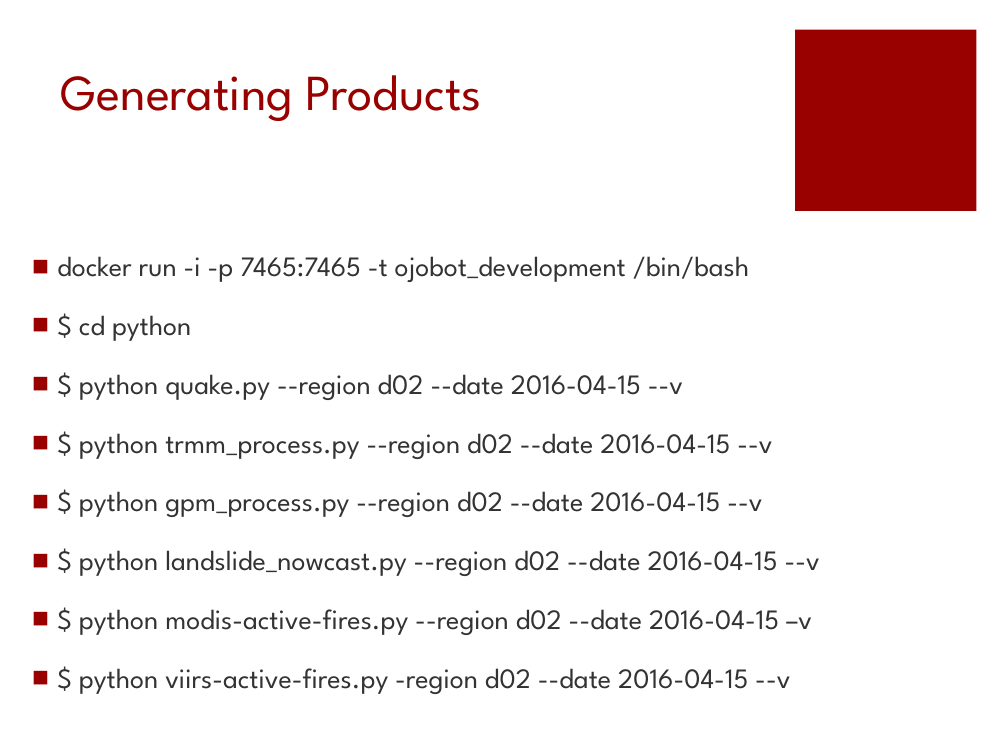
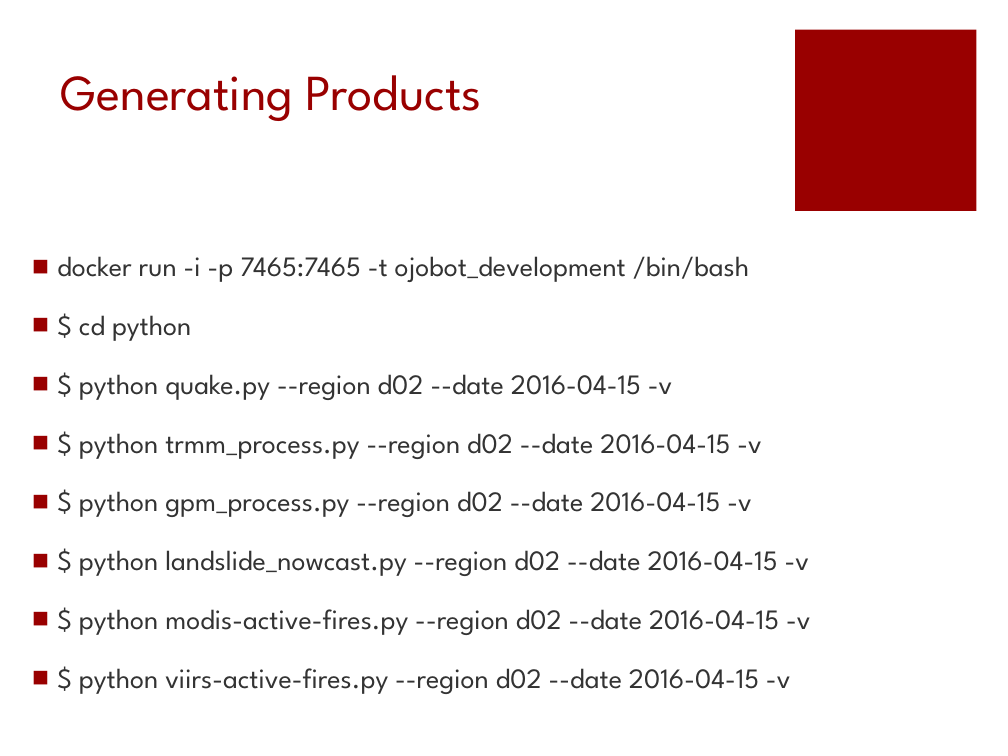
Before and after one commit to anna-ce/LHASAadvanced, a slide deck: slide 21 of ECA-RCCP-WorshopApr2016.pptx. Drawn at 1008x756 pixels with LibreOffice and Linux fonts; fonts in the diff are those of the drawing. Boxes give left, top, right and bottom in pixels: in the first picture for what was removed or moved away, otherwise in the second. Text is boxed around its words. In the diff, an @@ line names an element or a change of style, - is before the commit and + after.

```diff
--- a/ECA-RCCP-WorshopApr2016.pptx
+++ b/ECA-RCCP-WorshopApr2016.pptx
@@ text at <box>79,374,810,694</box>: text changed @@
-■ $ python quake.py --region d02 --date 2016-04-15 --v
-■ $ python trmm_process.py --region d02 --date 2016-04-15 --v
-■ $ python gpm_process.py --region d02 --date 2016-04-15 --v
-■ $ python landslide_nowcast.py --region d02 --date 2016-04-15 --v
-■ $ python modis-active-fires.py --region d02 --date 2016-04-15 –v
-■ $ python viirs-active-fires.py -region d02 --date 2016-04-15 --v
+■ $ python quake.py --region d02 --date 2016-04-15 -v
+■ $ python trmm_process.py --region d02 --date 2016-04-15 -v
+■ $ python gpm_process.py --region d02 --date 2016-04-15 -v
+■ $ python landslide_nowcast.py --region d02 --date 2016-04-15 -v
+■ $ python modis-active-fires.py --region d02 --date 2016-04-15 -v
+■ $ python viirs-active-fires.py --region d02 --date 2016-04-15 -v
```
Also in this commit, not shown: 1 other slide changed, 15 other files.
